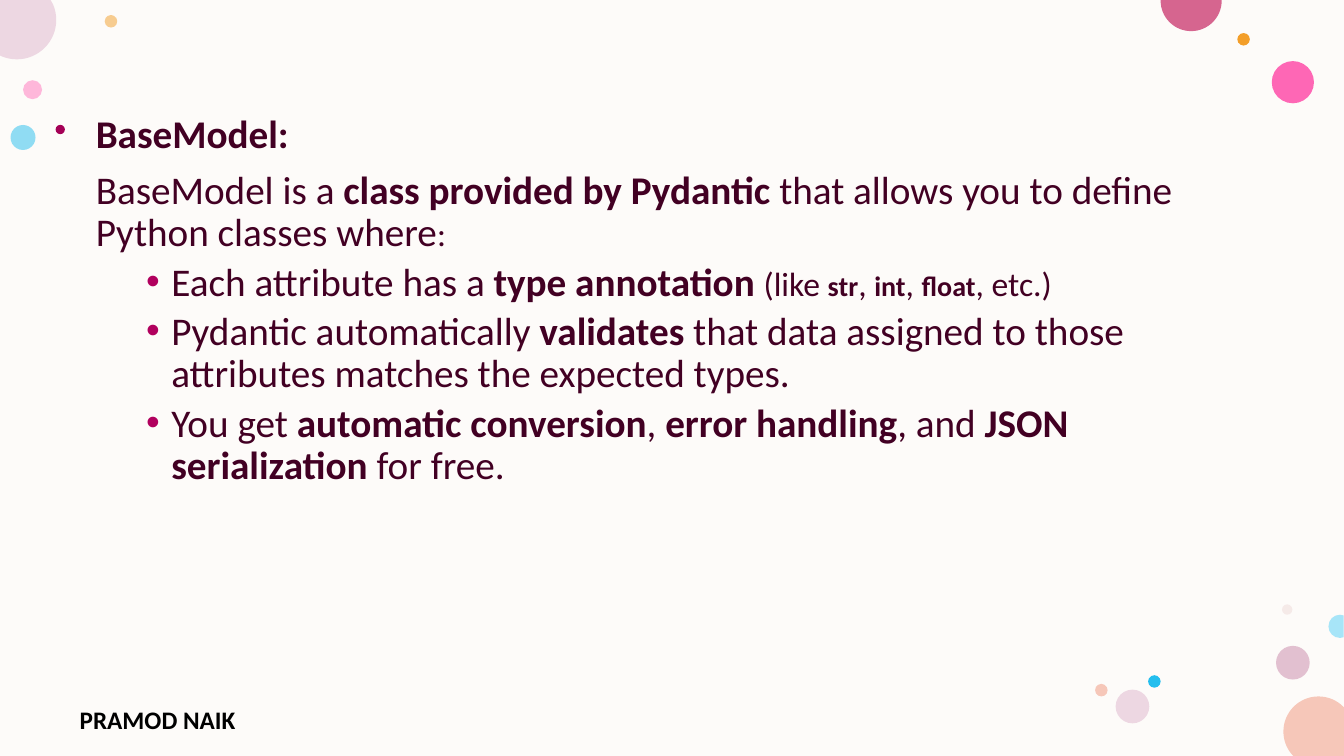
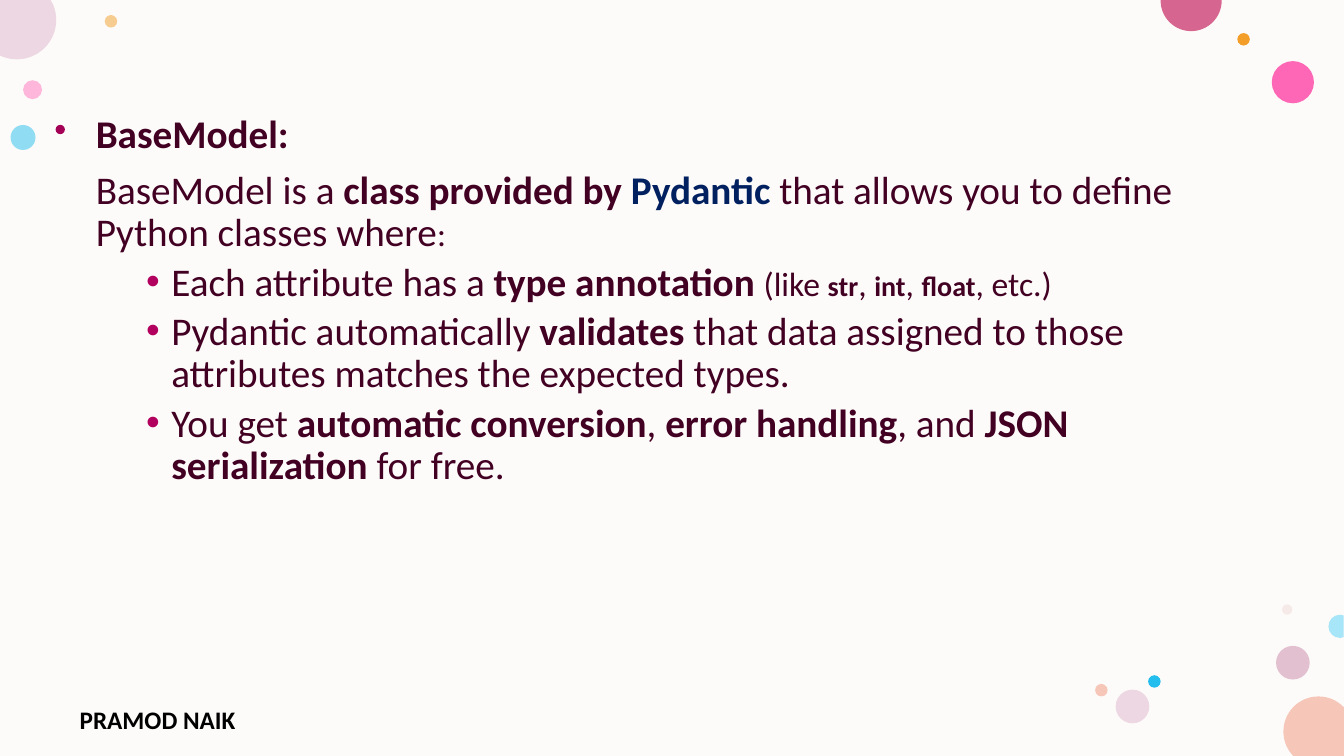
Before and after one commit to PRAMODNAIK-DEV/Backend-Dev-using-Python-FastAPI, a slide deck: slide 37 of FastAPI/Introduction to FastAPI.pptx. Drawn at 1344x756 pixels with LibreOffice and Linux fonts; fonts in the diff are those of the drawing; background and template pictures are left out. Boxes give left, top, right and bottom in pixels: in the first picture for what was removed or moved away, otherwise in the second. Text is boxed around its words. In the diff, an @@ line names an element or a change of style, - is before the commit and + after.

```diff
--- a/FastAPI/Introduction to FastAPI.pptx
+++ b/FastAPI/Introduction to FastAPI.pptx
@@ text at bbox=[96, 176, 1172, 253]: text colour #420023 to #002060 in "Pydantic" @@
```
Also in this commit, not shown: 5 other files.
